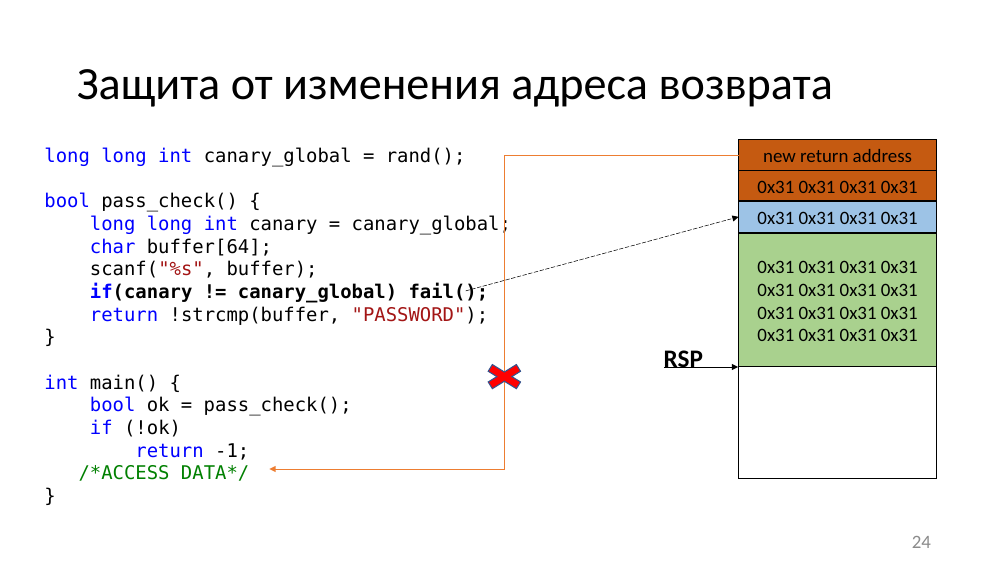
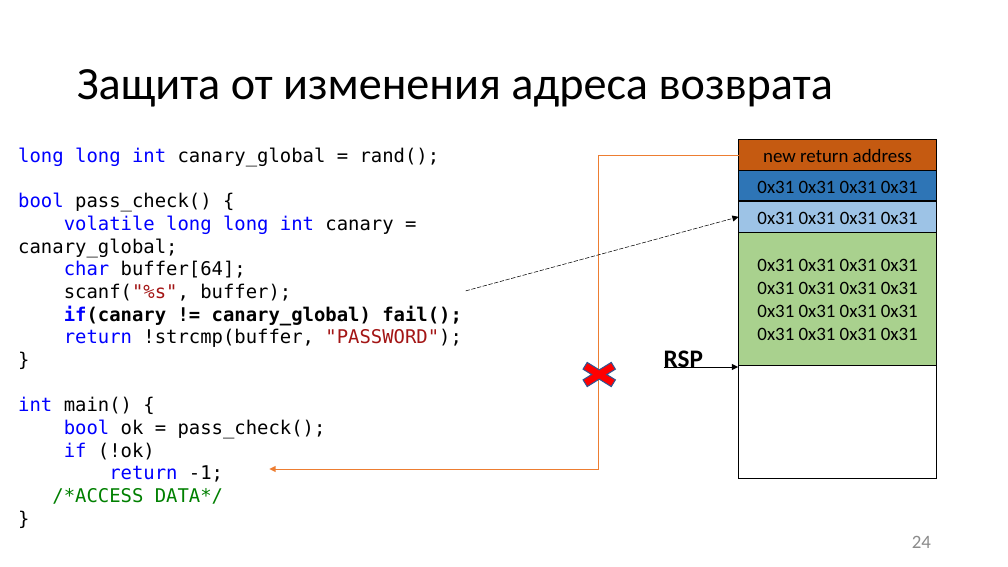
Before and after one commit to itsecd/low-level-programming, a slide deck: slide 24 of Lectures/6.Vulnerabilities/Lecture6.pptx. Drawn at 1008x567 pixels with LibreOffice and Linux fonts; fonts in the diff are those of the drawing. Boxes give left, top, right and bottom in pixels: in the first picture for what was removed or moved away, otherwise in the second. Text is boxed around its words. In the diff, an @@ line names an element or a change of style, - is before the commit and + after.

```diff
--- a/Lectures/6.Vulnerabilities/Lecture6.pptx
+++ b/Lectures/6.Vulnerabilities/Lecture6.pptx
@@ text "long long int canary_global = ...": place and size @@
-text "long long int canary_global = ..." at [44,147,511,481]
+text "long long int canary_global = ..." at [18,147,462,504]
@@ elbow arrow (739, 155) - (269, 469): route changed @@
@@ rectangle "0x31 0x31 0x31 0x31" at [739,171,937,201]: fill #C55A11 to #2E75B6 @@
@@ text at [18,215,393,258]: text changed @@
-long long int canary = canary_global;
+volatile long long int canary = canary_global;
@@ cross: place and size @@
-cross at [477,360,532,393]
+cross at [572,358,627,391]
```
Also in this commit, not shown: 26 other slides changed, 2 slides added, 1 slide removed, 1 other file.
